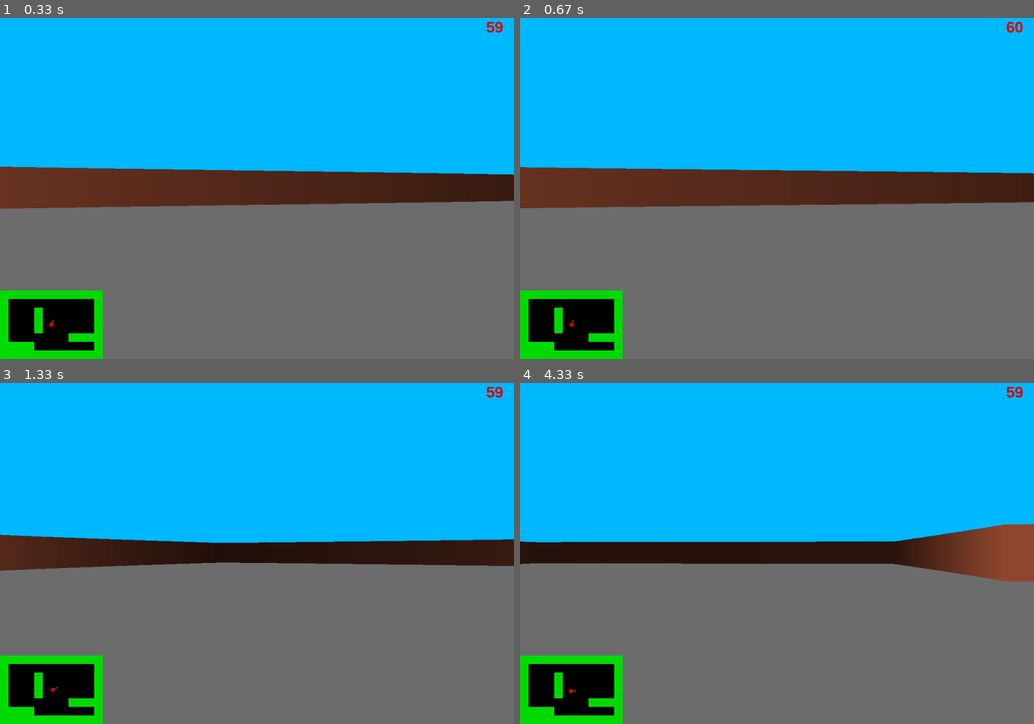
Above: before the commit, frames 1-4 (two rows, left to right).
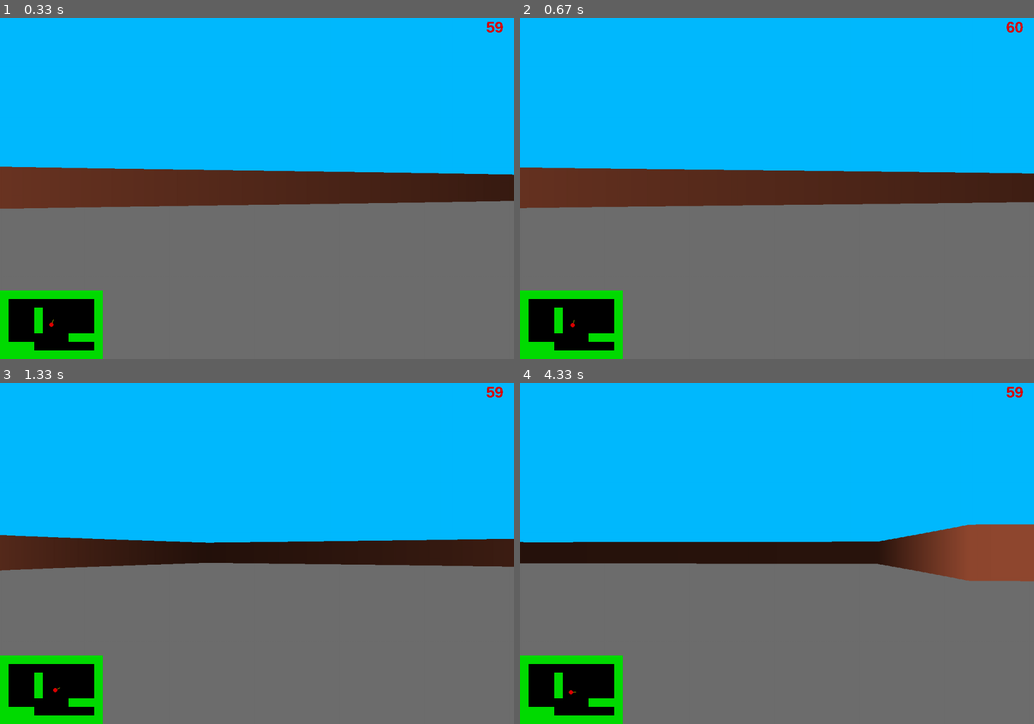
Above: after the commit, the same moments.

Repository: dieline/yandex_pygame
Game: pygame game, started from main.py
Two runs of this game, one before a commit and one after it. Both use one fixed random seed, a clock stepped at 60 frames per second and the inputs below.
Inputs (mouse positions are in pixels of both pictures, inside the frame that each line leads up to):
- Up to frame 1 (0.33 s): no input
- Up to frame 2 (0.67 s): hold D from 0.33 s (still down); move the mouse to (756, 202) at 0.37 s
- Up to frame 3 (1.33 s): release D at 0.8 s; hold W 0.83-1.13 s; move the mouse to (421, 543) at 0.87 s; hold D from 1.17 s (still down); move the mouse to (262, 573) at 1.2 s
- Up to frame 4 (4.33 s): release D at 1.63 s; hold A 1.67-2.2 s; move the mouse to (653, 556) at 1.7 s; hold S 2.23-2.53 s; move the mouse to (828, 628) at 2.27 s; hold A 2.57-2.97 s; move the mouse to (617, 631) at 2.6 s; hold W 3-3.37 s; move the mouse to (854, 434) at 3.03 s; hold D 3.4-4.03 s; move the mouse to (967, 672) at 3.43 s; hold S from 4.07 s (still down); move the mouse to (838, 580) at 4.1 s

Frame 1 is identical in both runs. In frame 2, 0.2% of the frame differs, in the area x 0-100%, y 43-91%; in frame 3, 0.4%; in frame 4, 1.7%, in the area x 0-100%, y 41-92%.

Commit message:
Release 1.3 * New graphics from feature_textures branch (will be merged with this release)

Diff:
--- a/settings.py
+++ b/settings.py
@@ -28,7 +28,7 @@
 # player
 player_pos = (HALF_WIDTH, HALF_HEIGHT)
 player_angle = 0
-player_speed = 0.5
+player_speed = 1
 
 # color
 WHITE = (255, 255, 255)
